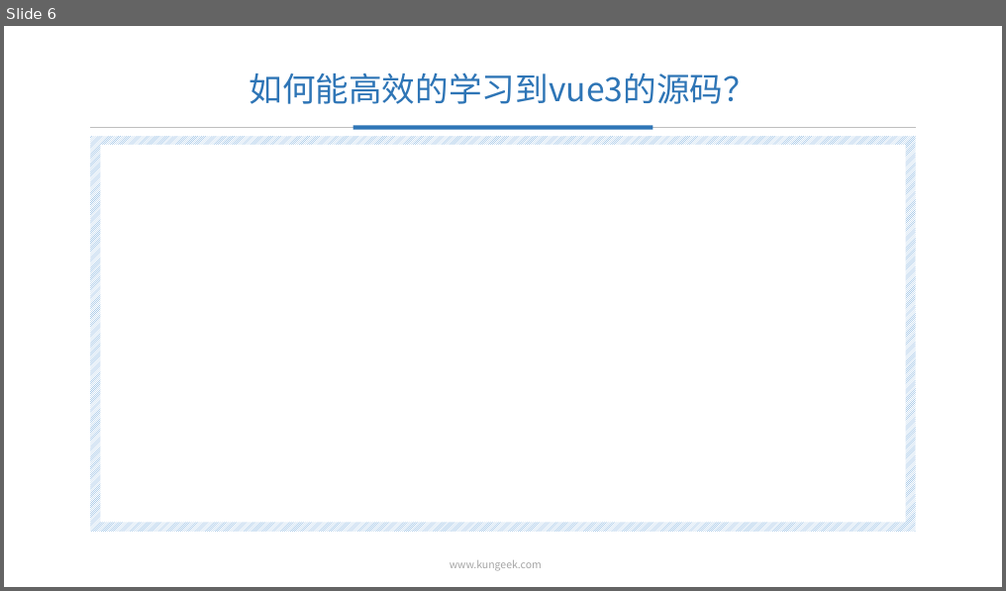
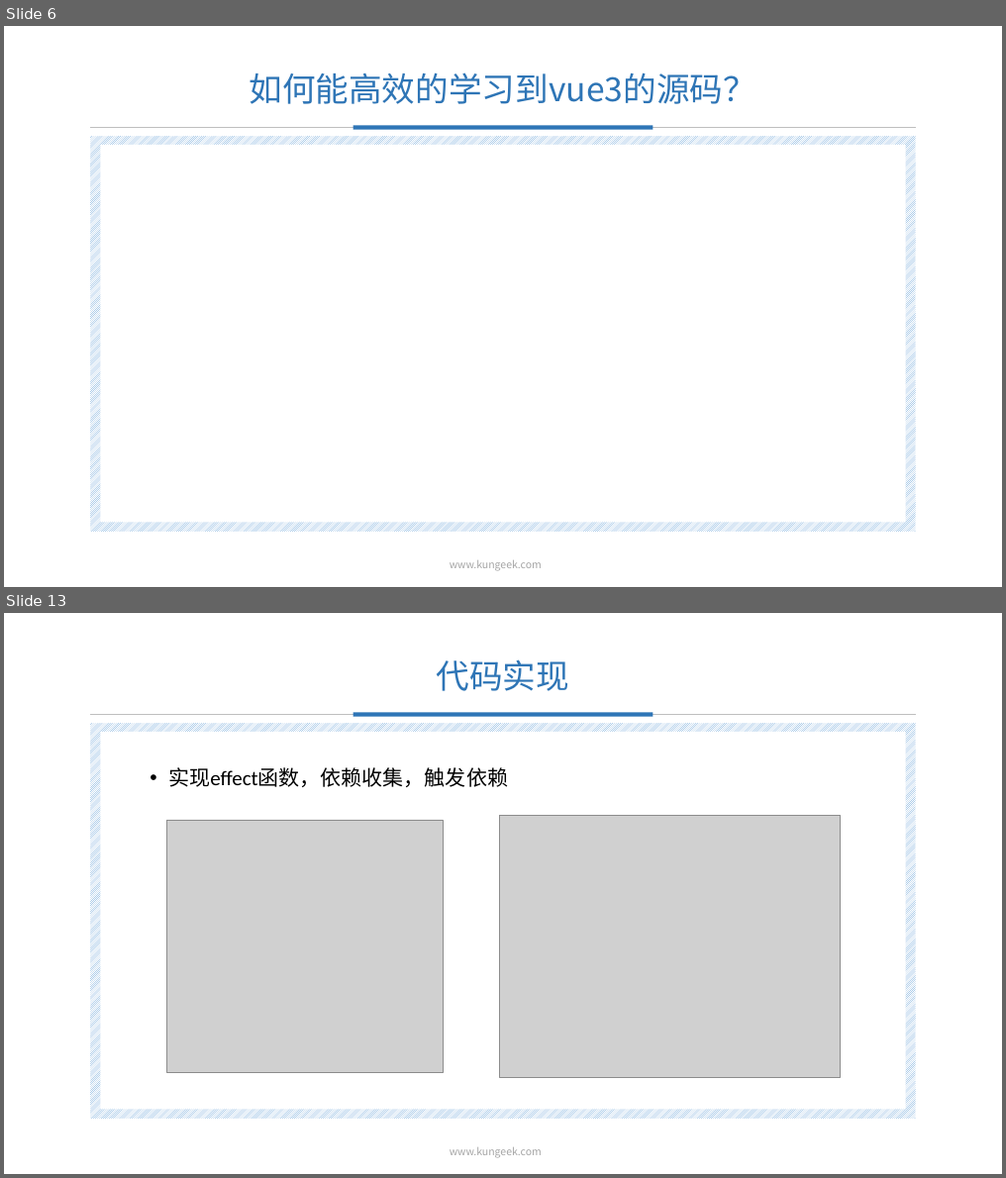
Before and after one commit to chenJinYuDo/cjy-mini-vue, a slide deck: doc/mini-vue3(vue3的最小实现).pptx. Shown one above the other, each under a label of ours: slide 6 before the commit, slides 6 and 13 after it; the slides between them are not shown. The pictures are 1006x591 and 1006x1178 pixels, drawn with LibreOffice and Linux fonts; fonts in the diff are those of the drawing; grey boxes stand for pictures; background and template pictures are left out. Boxes give left, top, right and bottom in pixels: in the first picture for what was removed or moved away, otherwise in the second. Text is boxed around its words. In the diff, an @@ line names an element or a change of style, - is before the commit and + after.

```diff
--- a/doc/mini-vue3(vue3的最小实现).pptx
+++ b/doc/mini-vue3(vue3的最小实现).pptx
@@ slide 13 added at box(4, 613, 1002, 1174), background picture (left out); not listed: 5 template elements that a slide beside it also shows @@
@@ title added at box(436, 660, 568, 691), 32 pt, text #2E75B6 @@
+代码实现
@@ text added at box(168, 767, 508, 787), 20 pt, text #000000 @@
+• 实现effect函数，依赖收集，触发依赖
@@ picture added at box(166, 820, 443, 1072) @@
@@ picture added at box(500, 815, 841, 1077) @@
```
Also in this commit, not shown: 2 slides changed, 10 other slides added, 2 slides removed, 2 other files.
